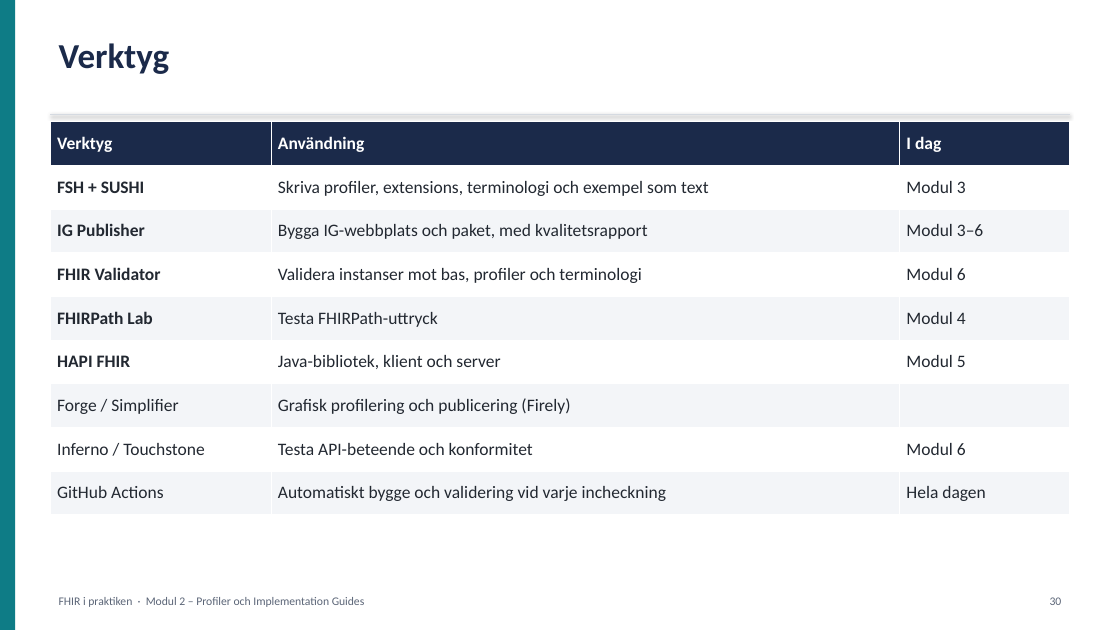
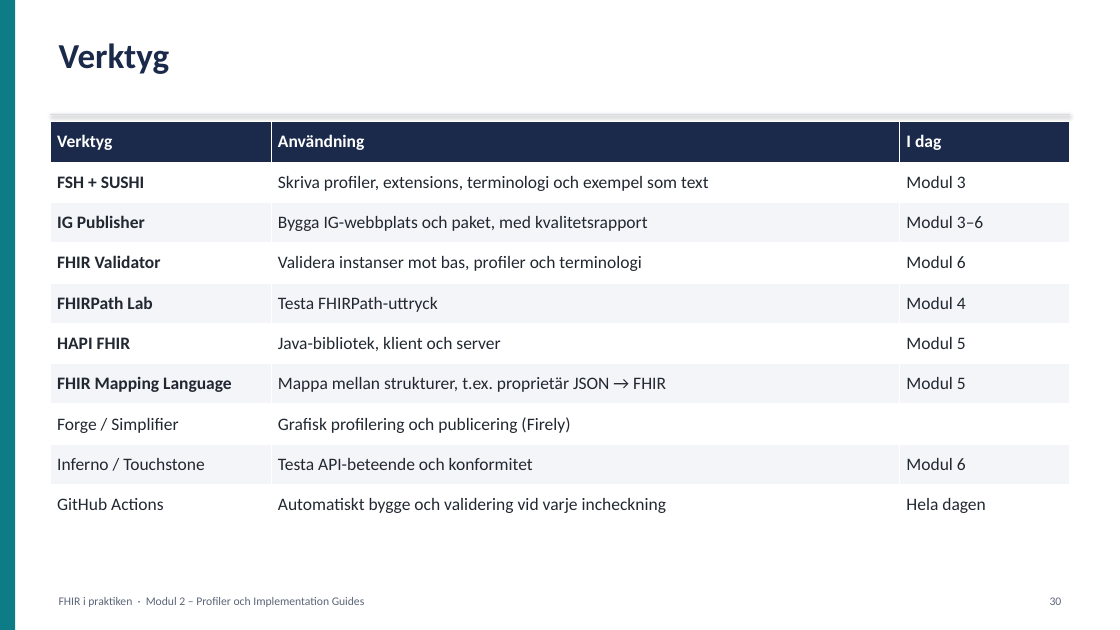
Before and after one commit to oskthu2/fhireducation, a slide deck: slide 30 of presentation/FHIR-utbildning.pptx. Drawn at 1120x630 pixels with LibreOffice and Linux fonts; fonts in the diff are those of the drawing. Boxes give left, top, right and bottom in pixels: in the first picture for what was removed or moved away, otherwise in the second. Text is boxed around its words. In the diff, an @@ line names an element or a change of style, - is before the commit and + after.

```diff
--- a/presentation/FHIR-utbildning.pptx
+++ b/presentation/FHIR-utbildning.pptx
@@ table at bbox=[50, 122, 1070, 525] @@
+row 7: FHIR Mapping Language | Mappa mellan strukturer, t.ex. proprietär JSON → FHIR | Modul 5
```
Also in this commit, not shown: 24 other slides changed, 2 slides added, 1 slide removed, 31 other files.
